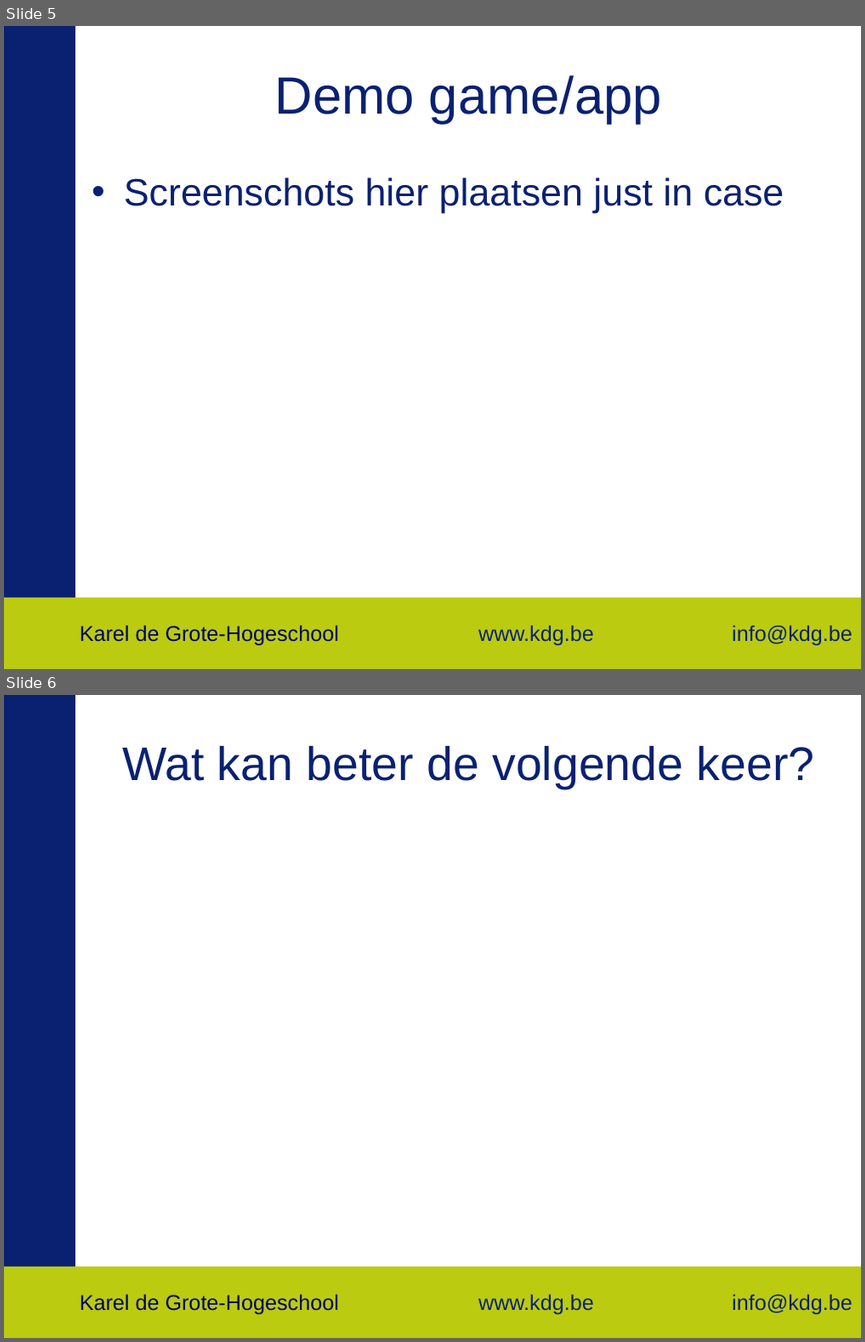
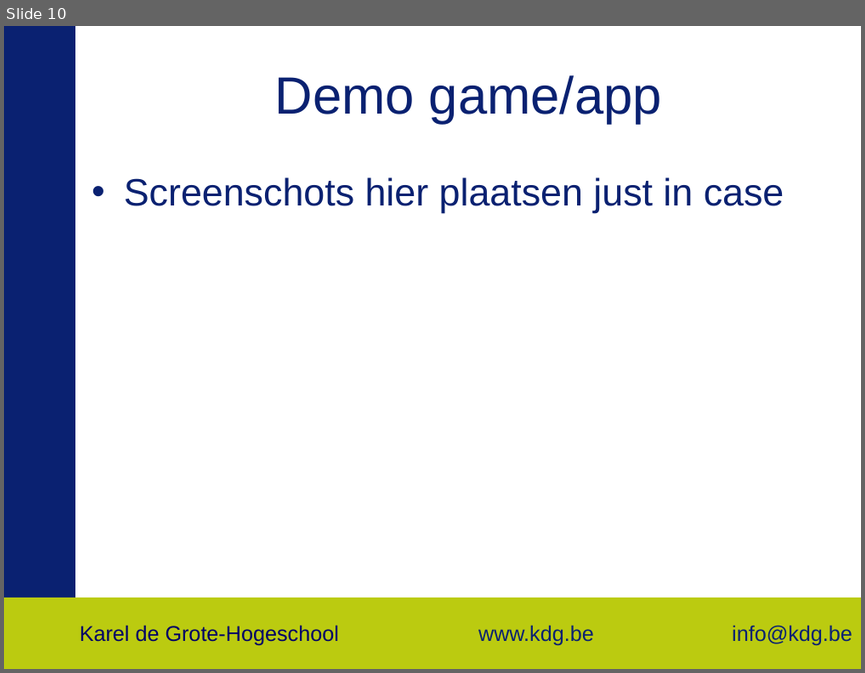
Before and after one commit to DriesH/Project-Pi-Antwerp, a slide deck: Project-Management/π Project Webontwikkeling - Stad Antwerpen.pptx. Shown one above the other, each under a label of ours: slides 5 and 6 before the commit, slide 10 after it. The pictures are 865x1342 and 865x673 pixels, drawn with LibreOffice and Linux fonts; fonts in the diff are those of the drawing; background and template pictures are left out. Boxes give left, top, right and bottom in pixels: in the first picture for what was removed or moved away, otherwise in the second. Text is boxed around its words. In the diff, an @@ line names an element or a change of style, - is before the commit and + after.

```diff
--- a/Project-Management/π Project Webontwikkeling - Stad Antwerpen.pptx
+++ b/Project-Management/π Project Webontwikkeling - Stad Antwerpen.pptx
@@ slide 6 removed at bbox=[4, 695, 861, 1338], background #FFFFFF; not listed: 5 template elements that a slide beside it also shows @@
@@ title removed at bbox=[122, 745, 815, 789] @@
-Wat kan beter de volgende keer?
@@ what was slide 5 is now slide 10 @@
```
Also in this commit, not shown: 1 slide changed, 8 slides added, 1 other slide removed, 1 other file.
